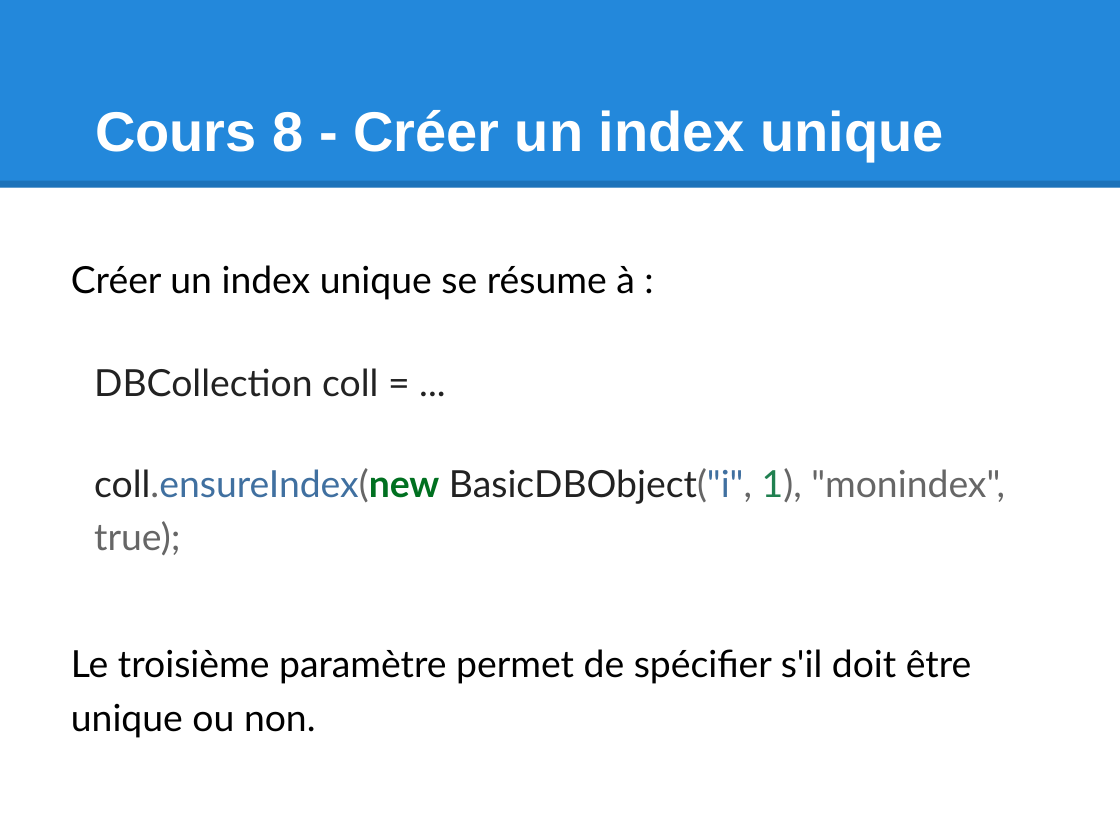
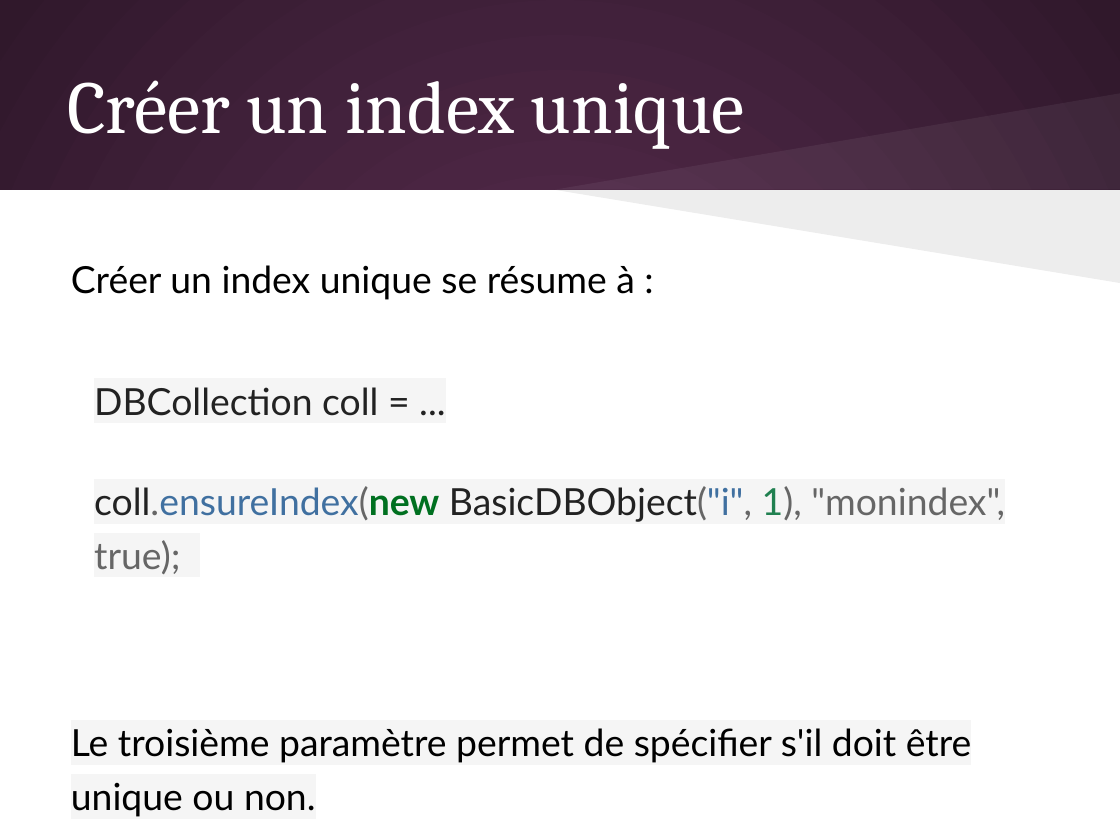
Before and after one commit to olivier-pitton/dant, a slide deck: slide 35 of mongodb/Cours_NoSQL.pptx. Drawn at 1120x840 pixels with LibreOffice and Linux fonts; fonts in the diff are those of the drawing. Boxes give left, top, right and bottom in pixels: in the first picture for what was removed or moved away, otherwise in the second. Text is boxed around its words. In the diff, an @@ line names an element or a change of style, - is before the commit and + after.

```diff
--- a/mongodb/Cours_NoSQL.pptx
+++ b/mongodb/Cours_NoSQL.pptx
@@ background #FFFFFF to gradient #592D50 to #30182B @@
@@ rectangle removed at [0, 0, 1120, 188] @@
@@ title "Créer un index unique" at [67, 80, 745, 149]: vertical alignment bottom to middle @@
@@ title at [67, 80, 745, 149]: text changed; size 36 to 48 pt; font Arial to Cambria; bold off @@
-Cours 8 - Créer un index unique
+Créer un index unique
@@ freeform shape added at [554, 93, 1120, 189], fill #FFFFFF at 6% opacity @@
@@ line removed from (0, 184) to (1120, 184) @@
@@ rectangle added at [0, 190, 1120, 840], fill #FFFFFF @@
@@ freeform shape added at [554, 189, 1120, 282], fill #000000 at 7% opacity @@
@@ text at [71, 387, 1005, 763]: highlight none to #F5F5F5 in "DBCollection coll = ...", "coll.ensureIndex(new BasicDBObject("i", 1), "monindex", true ...", "Le troisième paramètre permet de spécifier s'il ..." @@
```
Also in this commit, not shown: 79 other slides changed, 1 other file.
